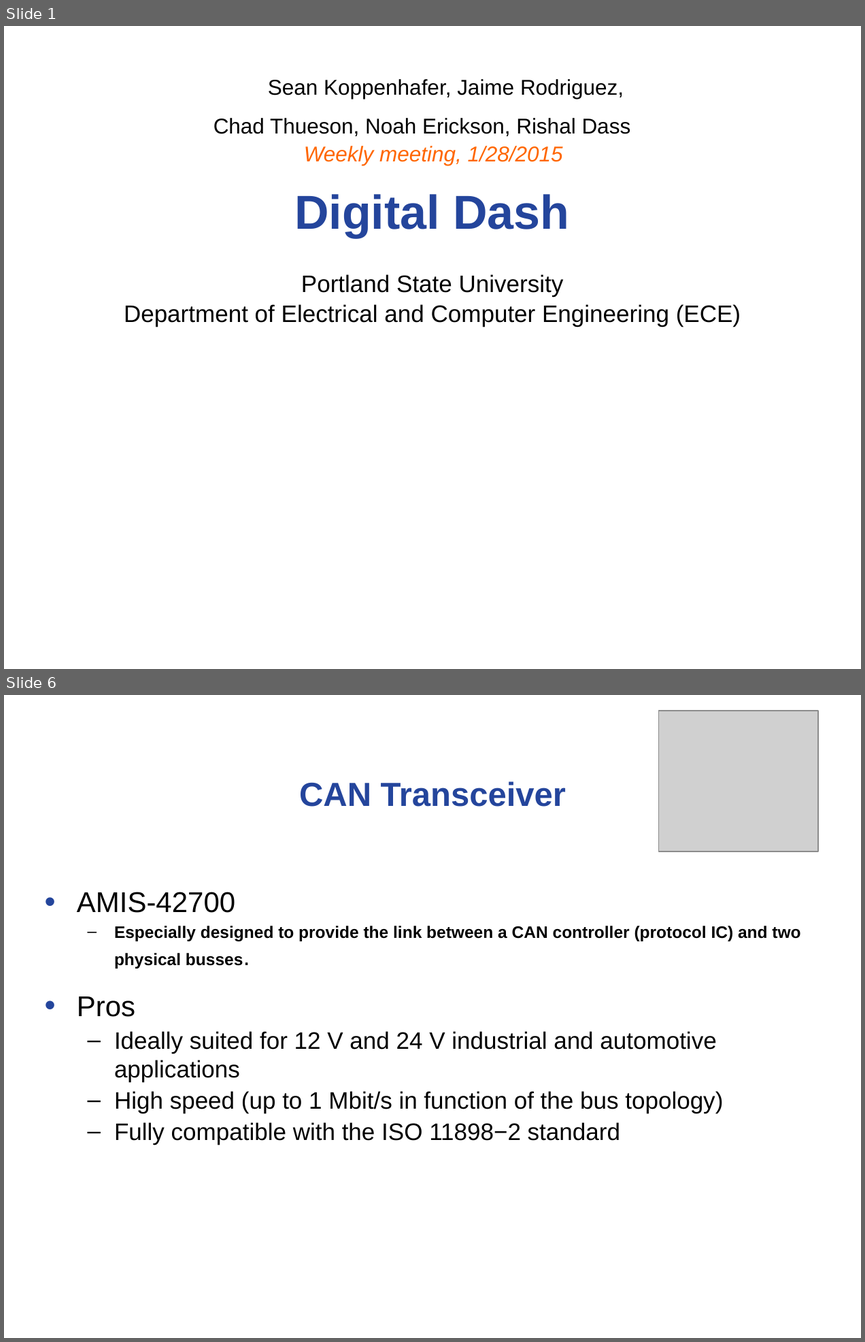
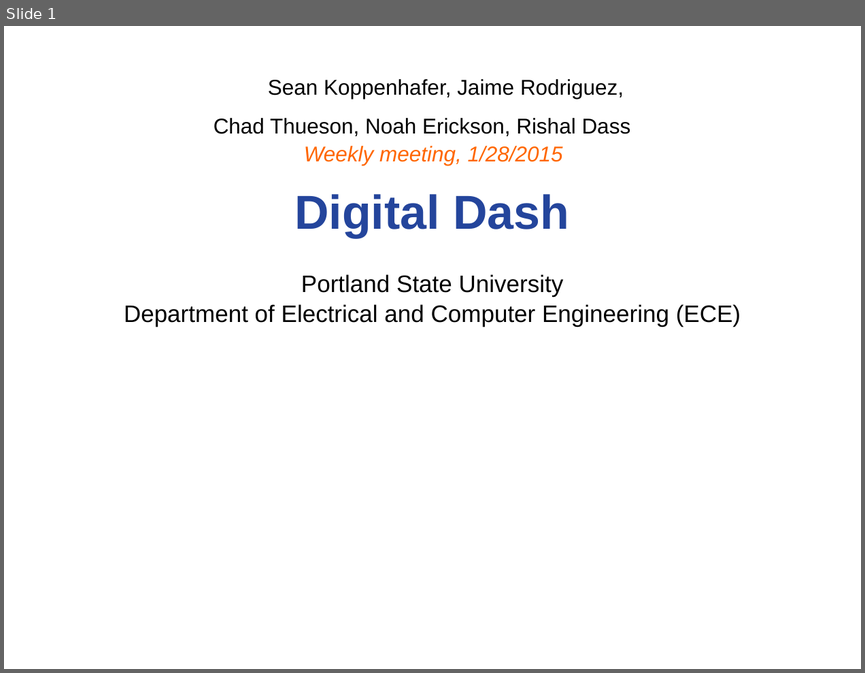
Before and after one commit to noahterickson/DigitalDash, a slide deck: Meetings/capstone_meeting_1-28-15.ppt. Shown one above the other, each under a label of ours: slides 1 and 6 before the commit, slide 1 after it; the slides between them are not shown. The pictures are 865x1342 and 865x673 pixels, drawn with LibreOffice and Linux fonts; fonts in the diff are those of the drawing; grey boxes stand for pictures; background and template pictures are left out. Boxes give left, top, right and bottom in pixels: in the first picture for what was removed or moved away, otherwise in the second. Text is boxed around its words. In the diff, an @@ line names an element or a change of style, - is before the commit and + after.

```diff
--- a/Meetings/capstone_meeting_1-28-15.ppt
+++ b/Meetings/capstone_meeting_1-28-15.ppt
@@ slide 6 removed at <box>4,695,861,1338</box>, background #FFFFFF @@
@@ picture removed at <box>659,711,818,851</box> @@
@@ title removed at <box>299,781,566,807</box> @@
-CAN Transceiver
@@ text removed at <box>77,892,800,1144</box> @@
-• AMIS-42700
-  – Especially designed to provide the link between a CAN controller (protocol IC) and two physical busses.
-• Pros
-  – Ideally suited for 12 V and 24 V industrial and automotive applications
-  – High speed (up to 1 Mbit/s in function of the bus topology)
-  – Fully compatible with the ISO 11898−2 standard
```
Also in this commit, not shown: 2 slides changed, 5 slides added, 7 other slides removed, 4 other files.
